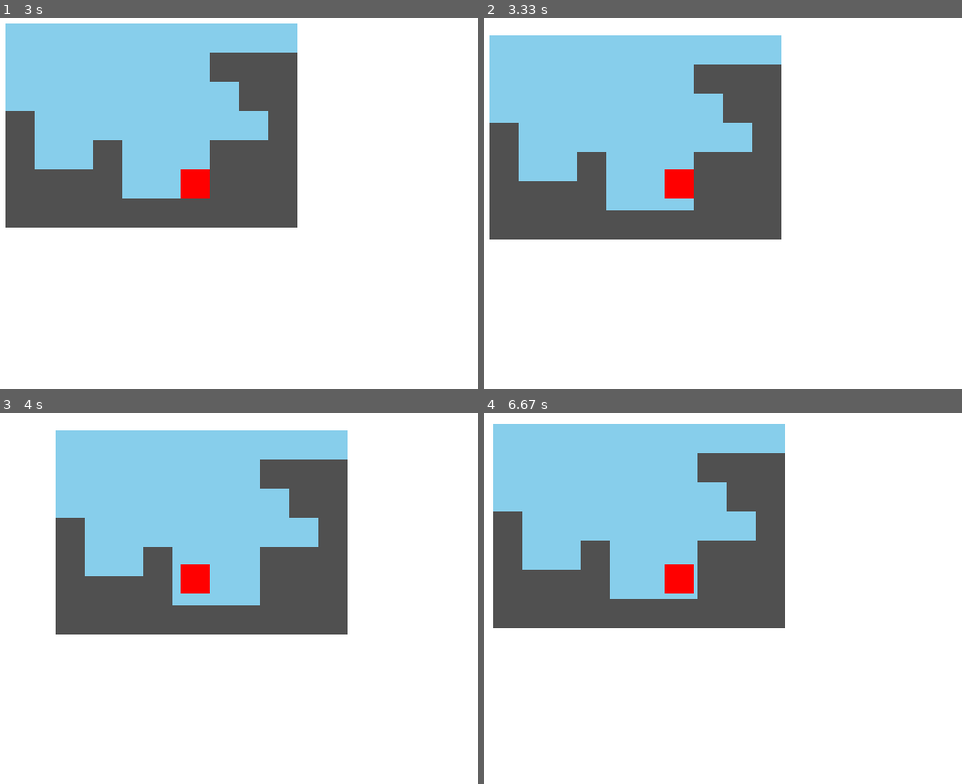
Above: before the commit, frames 1-4 (two rows, left to right).
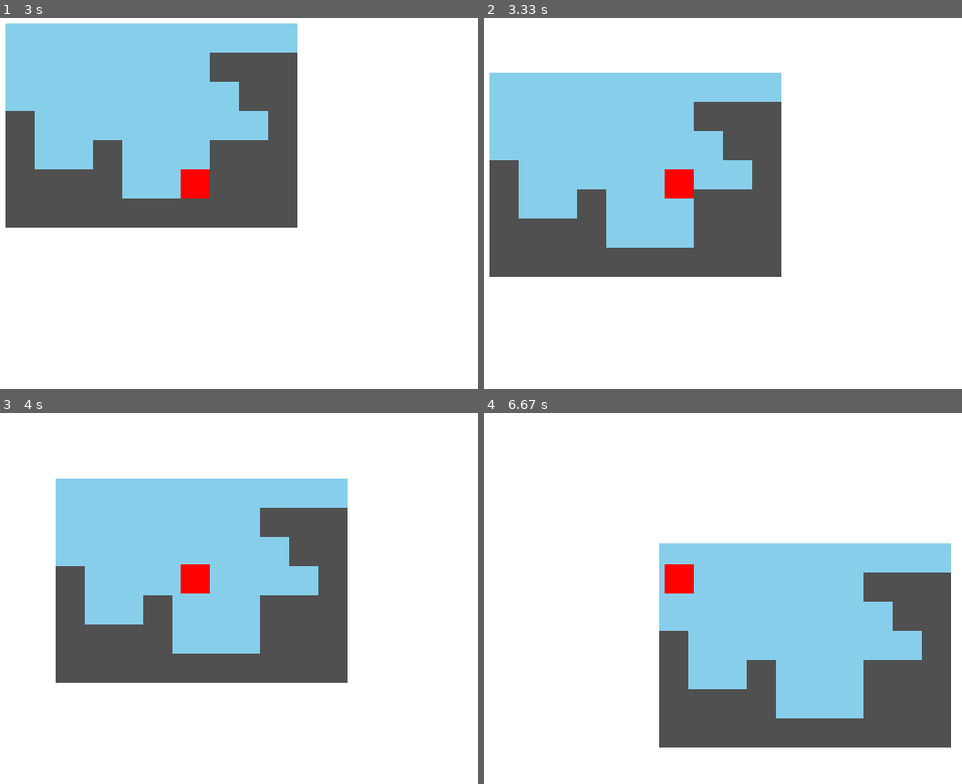
Above: after the commit, the same moments.

Repository: hchap1/pygame_tilemap_engine
Game: pygame game, started from platformer.py
The game is run twice, just before and just after one commit, with the same random seed, the same clock (stepped at 60 frames per second) and the same inputs.
Inputs:
- Up to frame 1 (3 s): hold D 0.33-0.8 s; hold D 0.83-1.3 s; hold A 1.33-1.87 s; hold A 1.9-2.3 s; hold D 2.33-2.97 s
- Up to frame 2 (3.33 s): tap Space at 3 s
- Up to frame 3 (4 s): hold A 3.33-3.8 s; tap Space at 3.4, 3.7, 3.9 s; hold D from 3.83 s (still down)
- Up to frame 4 (6.67 s): tap Space at 4.2, 4.4, 4.7, 4.9, 5.2, 5.47, 5.77, 5.9, 6.2, 6.57 s; release D at 4.3 s; hold D 4.33-4.8 s; hold A 4.83-5.37 s; hold A 5.4-5.8 s; hold D 5.83-6.47 s; hold A from 6.5 s (still down)

Frame 1 is identical in both runs. In frame 2, 20% of the frame differs, in the area x 1-63%, y 4-70%; in frame 3, 24%; in frame 4, 60%, in the area x 1-98%, y 2-91%.

Commit message:
feat: more accurate sideways collisions on top of player

Diff:
--- a/platformer.py
+++ b/platformer.py
@@ -16,6 +16,7 @@
 G = 9.8
 F = 0.7
 V = 10
+JUMP = 7
 
 # Render Constants
 BLOCKSIZE = 32
@@ -63,23 +64,23 @@
     right_x = math.floor(x + 1)
     left_x_clearance = math.ceil(x - 0.95)
     right_x_clearance = math.floor(x + 0.95)
-    top_y = math.ceil(y - 0.5)
+    top_y = math.floor(y + 0.9)
+    mid_y = math.ceil(y - 0.1)
     bottom_y = math.ceil(y)
 
-    if grid[top_y][left_x] != 0 and xv < 0:
+    if (grid[mid_y][left_x] != 0 or grid[top_y][left_x] != 0) and xv < 0:
         x = left_x + 1
         xv = 0
 
-    if grid[top_y][right_x] != 0 and xv > 0:
+    if (grid[mid_y][right_x] != 0 or grid[top_y][right_x] != 0) and xv > 0:
         x = right_x - 1
         xv = 0
 
     # Floor Collisions
     if (grid[bottom_y][left_x_clearance] != 0 or grid[bottom_y][right_x_clearance] != 0) and yv > 0:
-        if try_to_jump: yv = -3
+        if try_to_jump: yv = -JUMP
         else: yv = 0
         y = bottom_y - 1
-
 
     # Rendering
     screen.fill((255, 255, 255))
